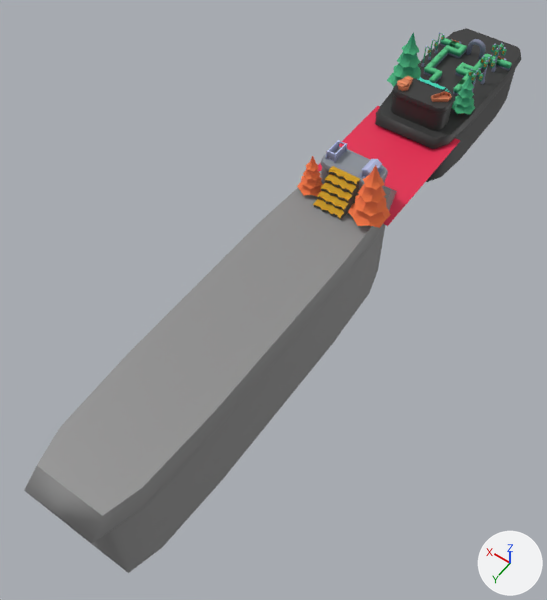
The glTF model scenes/shadowland/shadowland.glb: old version first, new version second.
Both versions are drawn from a 50 mm camera at (-250.0, 798.0, 510.0) aimed at (12.0, 431.0, -67.0). Every picture has the same lights, and +X, +Y and +Z are marked at lower right. Where no turn or scale is listed for an object, it has been applied to the vertices.

Objects in the first picture: 'arc-ground-col', 'bridge-far-ground-col', 'bridge-far-stairs-col', 'bridge-liquid', 'bridge-near-ground-col', 'maze-ground-col', 'maze-pine-l-col', 'pine-r-col'.
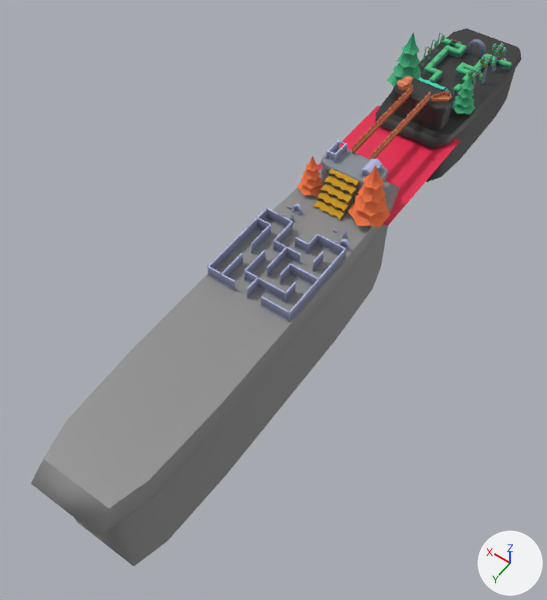
Commit message: shadowisland: add maze

What changed in the scene script:
```text
Change ob_bridge_far_stairs_col:
    ob_bridge_far_stairs_col.location: (0.0, 346.0, 0.0) -> (0.0, 346.0, -2.0)
Change ob_maze_ground_col:
    ob_maze_ground_col.location: (0.0, 498.0, -120.0) -> (0.0, 491.0, -120.0)
Add ob_maze_graves_col:
    ob_maze_graves_col = bpy.data.objects.new('maze-graves-col', me_gravestone_cross_001)  # 598 vertices, 1124 faces; spans x -11.1..65.1, y -2.4..18.2, z -1.1..10.6; in mat_colormap_145 (picture img_colormap_001), mat_colormap_140 (picture img_colormap_001), mat_colormap_136 (picture img_colormap_001), mat_colormap_141 (picture img_colormap_001), mat_colormap_138 (picture img_colormap_001), mat_colormap_139 (picture img_colormap_001), mat_colormap_142 (picture img_colormap_001), mat_colormap_143 (picture img_colormap_001), mat_colormap_144 (picture img_colormap_001)
    ob_maze_graves_col.location = (-29.0, 376.0, 0.0)
Add ob_maze_walls_col:
    ob_maze_walls_col = bpy.data.objects.new('maze-walls-col', me_stone_wall_029)  # 1232 vertices, 2288 faces; spans x -48.6..38.6, y -50.7..37.3, z 0.0..13.0; in mat_colormap_073 (picture img_colormap_001), mat_colormap_074 (picture img_colormap_001), mat_colormap_076 (picture img_colormap_001), mat_colormap_089 (picture img_colormap_001), mat_colormap_097 (picture img_colormap_001), mat_colormap_098 (picture img_colormap_001), mat_colormap_099 (picture img_colormap_001), mat_colormap_117 (picture img_colormap_001), mat_colormap_003 (picture img_colormap_001), mat_colormap_051 (picture img_colormap_001), mat_colormap_050 (picture img_colormap_001), mat_colormap_063 (picture img_colormap_001), mat_colormap_135 (picture img_colormap_001), mat_colormap_056 (picture img_colormap_001), mat_colormap_052 (picture img_colormap_001), mat_colormap_053 (picture img_colormap_001), mat_colormap_054 (picture img_colormap_001), mat_colormap_055 (picture img_colormap_001), mat_colormap_060 (picture img_colormap_001), mat_colormap_061 (picture img_colormap_001), mat_colormap_079 (picture img_colormap_001), mat_colormap_116 (picture img_colormap_001), mat_colormap_071 (picture img_colormap_001), mat_colormap_070 (picture img_colormap_001), mat_colormap_078 (picture img_colormap_001), mat_colormap_085 (picture img_colormap_001), mat_colormap_108 (picture img_colormap_001), mat_colormap_109 (picture img_colormap_001), mat_colormap_101 (picture img_colormap_001), mat_colormap_057 (picture img_colormap_001), mat_colormap_058 (picture img_colormap_001), mat_colormap_134 (picture img_colormap_001), mat_colormap_082 (picture img_colormap_001), mat_colormap_092 (picture img_colormap_001), mat_colormap_094 (picture img_colormap_001), mat_colormap_095 (picture img_colormap_001), mat_colormap_096 (picture img_colormap_001), mat_colormap_103 (picture img_colormap_001), mat_colormap_001 (picture img_colormap_001), mat_colormap_128 (picture img_colormap_001), mat_colormap_130 (picture img_colormap_001), mat_colormap_131 (picture img_colormap_001), mat_colormap_126 (picture img_colormap_001), mat_colormap_127 (picture img_colormap_001)
    ob_maze_walls_col.location = (5.0, 448.0, 0.0)
Add ob_bridge_fence_r_col:
    ob_bridge_fence_r_col = bpy.data.objects.new('bridge-fence-r-col', me_fence_006)  # 492 vertices, 744 faces; spans x -11.2..-8.8, y -65.0..48.1, z 0.0..12.8; in mat_colormap_042 (picture img_colormap_001), mat_colormap_043 (picture img_colormap_001), mat_colormap_044 (picture img_colormap_001), mat_colormap_045 (picture img_colormap_001), mat_colormap_046 (picture img_colormap_001), mat_colormap_047 (picture img_colormap_001)
    ob_bridge_fence_r_col.location = (19.0, 258.0, 28.0)
Add ob_bridge_fence_l_col:
    ob_bridge_fence_l_col = bpy.data.objects.new('bridge-fence-l-col', me_fence_002)  # 492 vertices, 744 faces; spans x -11.2..-8.8, y -65.0..48.1, z 0.0..12.8; in mat_colormap_038 (picture img_colormap_001), mat_colormap_037 (picture img_colormap_001), mat_colormap_039 (picture img_colormap_001), mat_colormap_040 (picture img_colormap_001), mat_colormap_041 (picture img_colormap_001), mat_colormap_036 (picture img_colormap_001)
    ob_bridge_fence_l_col.location = (-1.0, 258.0, 28.0)
```

What differs and where, as boxes [x1, y1, x2, y2] in the pictures (547 x 600 px):
'maze-ground-col', moved
    before: [24, 170, 397, 573]
    after: [31, 169, 400, 566]
'maze-walls-col', added (blue)
    after: [207, 208, 346, 322]
'bridge-far-stairs-col', moved
    before: [313, 166, 360, 220]
    after: [313, 169, 359, 220]
'bridge-fence-r-col', added (brown)
    after: [352, 85, 413, 154]
'bridge-fence-l-col', added (brown)
    after: [370, 92, 430, 160]
'maze-graves-col', added
    after: [281, 204, 349, 251]
